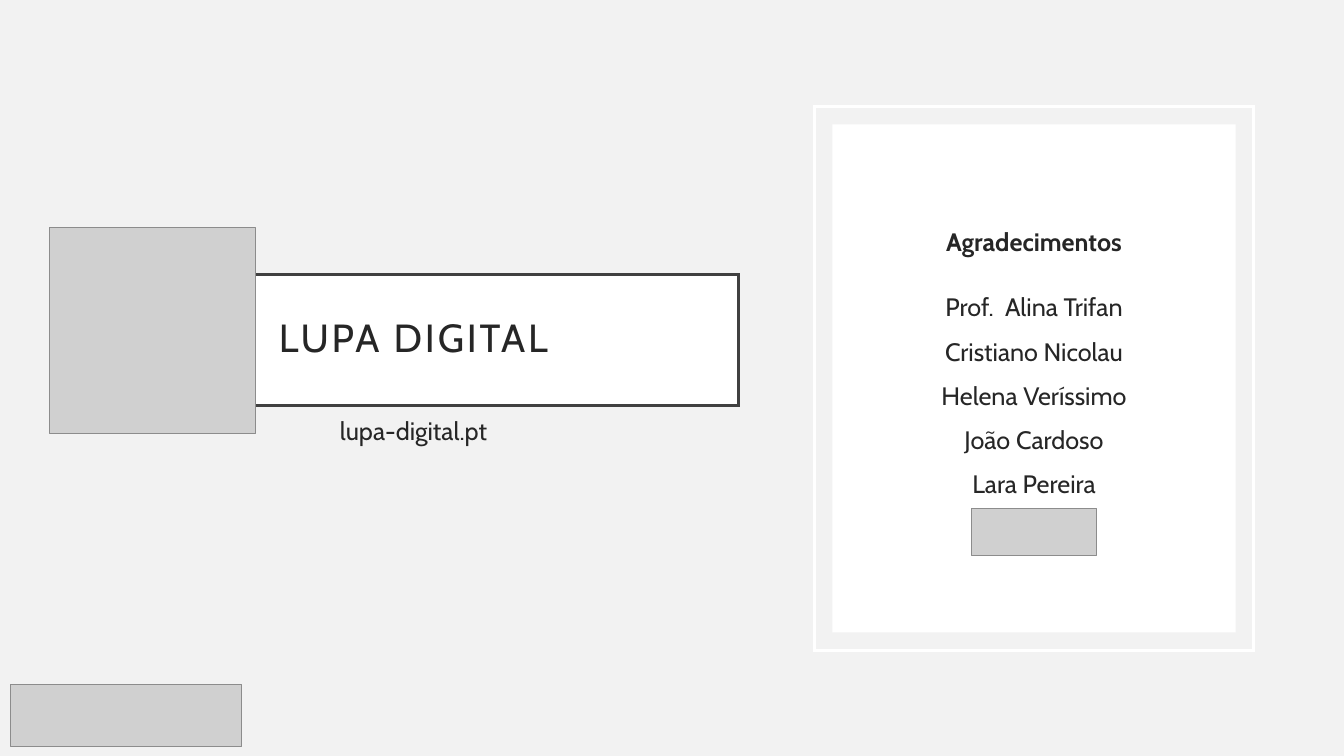
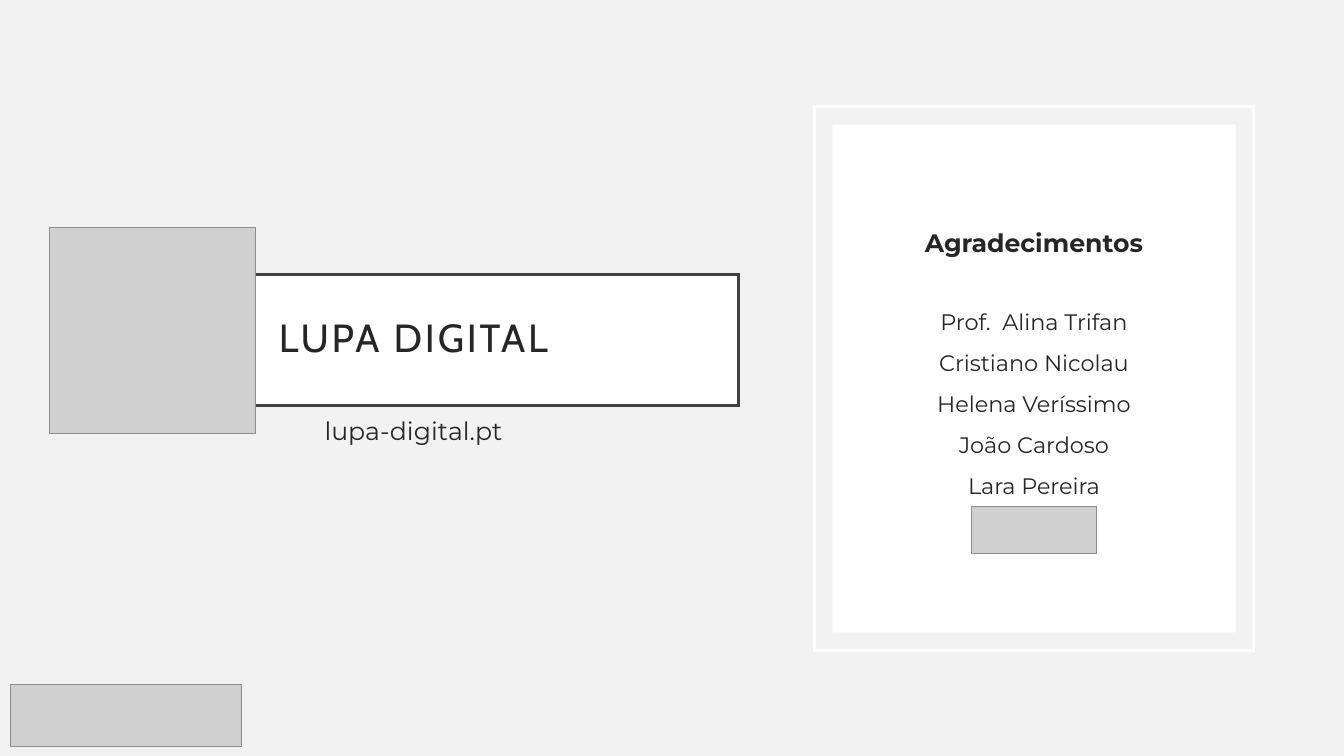
Before and after one commit to LupaDigital25/assets, a slide deck: slide 4 of slides-arquivo/covers.pptx. Drawn at 1344x756 pixels with LibreOffice and Linux fonts; fonts in the diff are those of the drawing; grey boxes stand for pictures. Boxes give left, top, right and bottom in pixels: in the first picture for what was removed or moved away, otherwise in the second. Text is boxed around its words. In the diff, an @@ line names an element or a change of style, - is before the commit and + after.

```diff
--- a/slides-arquivo/covers.pptx
+++ b/slides-arquivo/covers.pptx
@@ text "Agradecimentos" at bbox=[925, 232, 1143, 494]: font Cabin to Montserrat; size 18 to 16 pt in "Prof. Alina Trifan", "Cristiano Nicolau", "Helena Veríssimo", "João Cardoso" and 1 more places @@
@@ text "lupa-digital.pt" at bbox=[325, 421, 503, 445]: font Cabin to Montserrat @@
```
Also in this commit, not shown: 1 other slide changed, 2 slides added, 2 slides removed, 10 other files.
